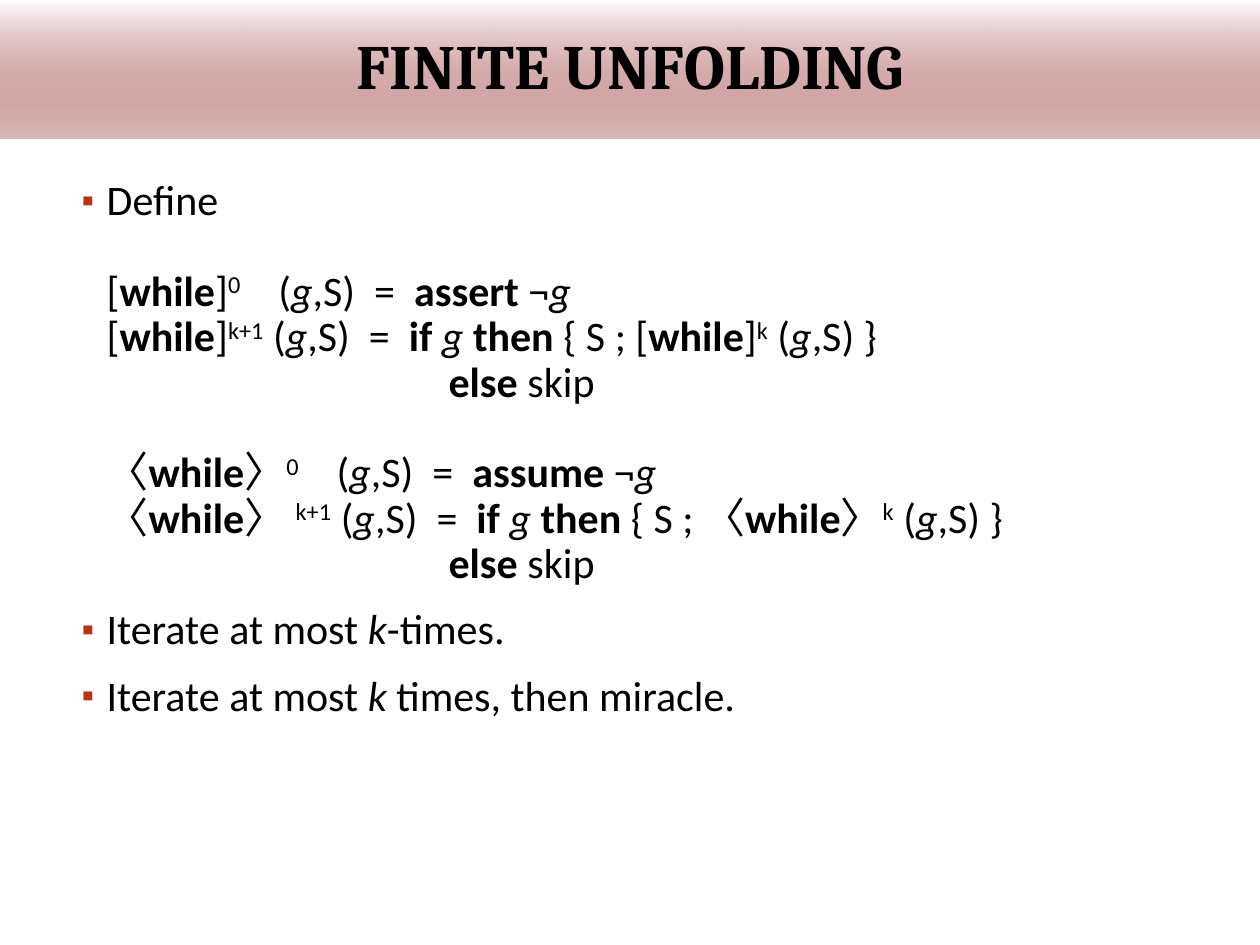
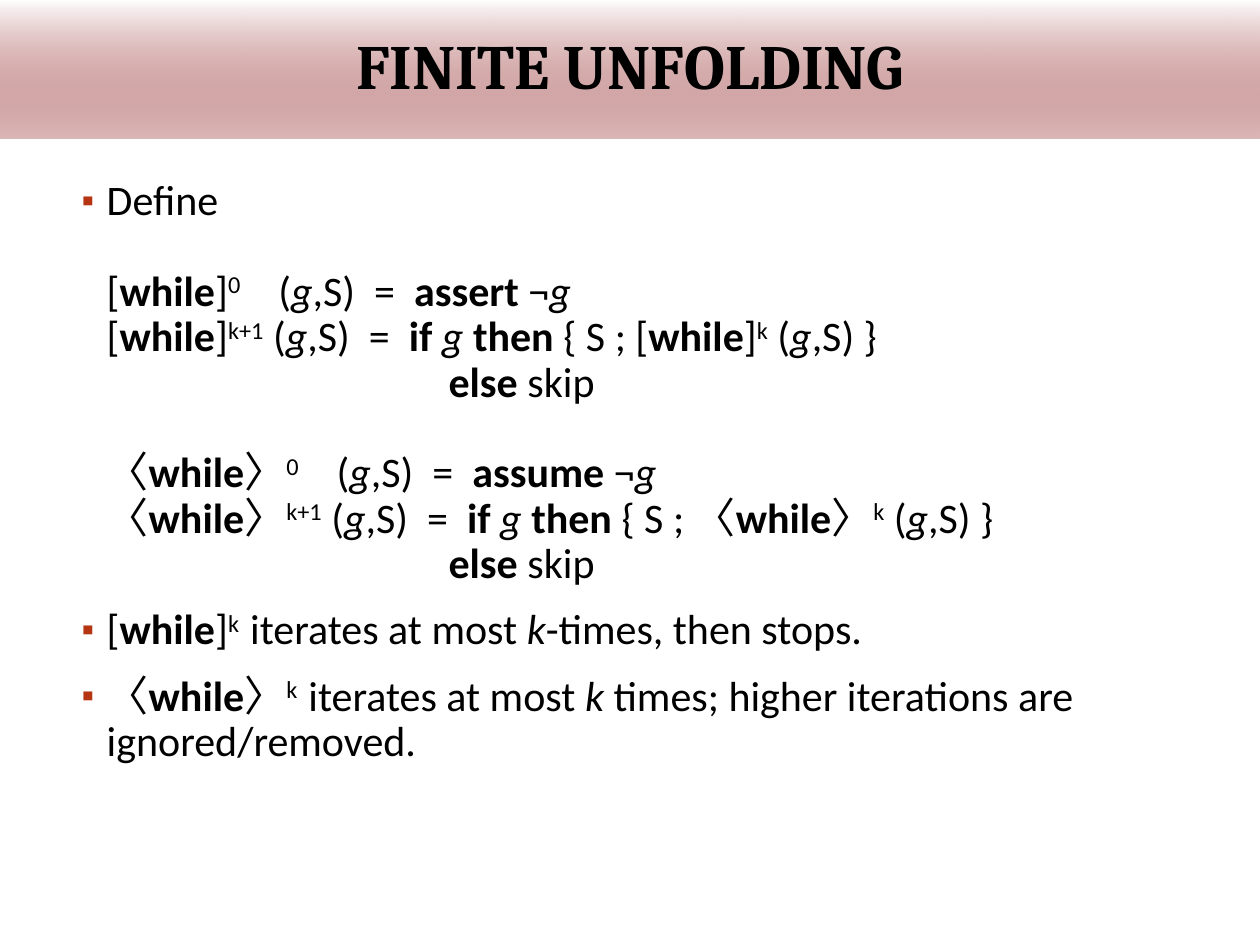
Before and after one commit to wooshrow/infopv, a slide deck: slide 50 of slides/PV_hoare.pptx. Drawn at 1260x945 pixels with LibreOffice and Linux fonts; fonts in the diff are those of the drawing; background and template pictures are left out. Boxes give left, top, right and bottom in pixels: in the first picture for what was removed or moved away, otherwise in the second. Text is boxed around its words. In the diff, an @@ line names an element or a change of style, - is before the commit and + after.

```diff
--- a/slides/PV_hoare.pptx
+++ b/slides/PV_hoare.pptx
@@ text at <box>107,186,1073,764</box>: text changed @@
-▪ Define
-  [while]0 (g,S) = assert ¬g
-  [while]k+1 (g,S) = if g then { S ; [while]k (g,S) }
-  else skip
-  〈while〉0 (g,S) = assume ¬g
-  〈while〉 k+1 (g,S) = if g then { S ; 〈while〉k (g,S) }
-  else skip
-▪ Iterate at most k-times.
-▪ Iterate at most k times, then miracle.
+▪ Define
+  [while]0 (g,S) = assert ¬g
+  [while]k+1 (g,S) = if g then { S ; [while]k (g,S) }
+  else skip
+  〈while〉0 (g,S) = assume ¬g
+  〈while〉k+1 (g,S) = if g then { S ; 〈while〉k (g,S) }
+  else skip
+▪ [while]k iterates at most k-times, then stops.
+▪ 〈while〉k iterates at most k times; higher iterations are ignored/removed.
```
Also in this commit, not shown: 4 other slides changed, 3 other files.
